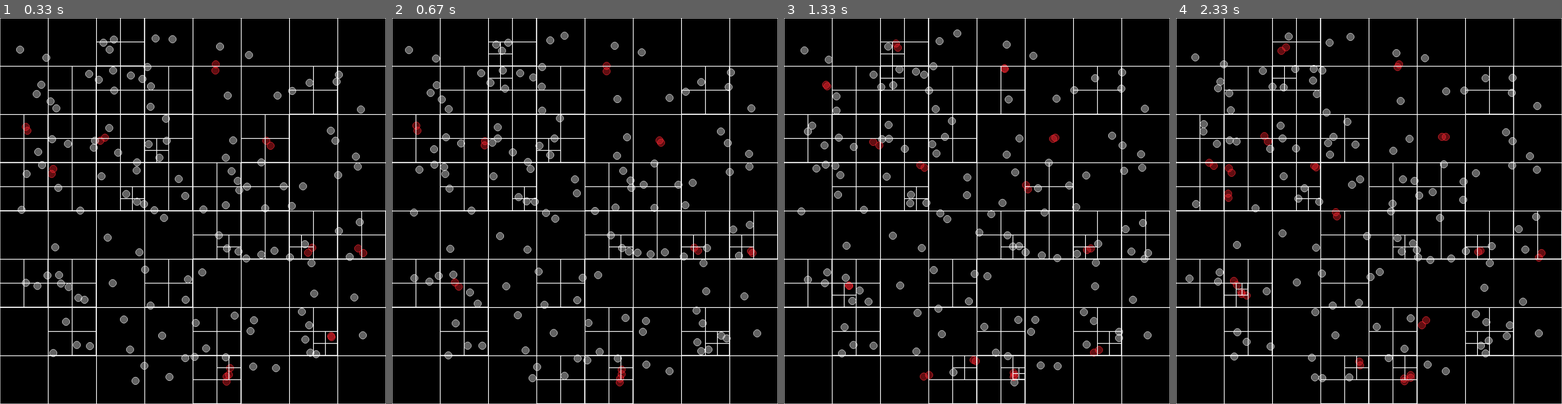
Above: before the commit, frames 1-4 (left to right).
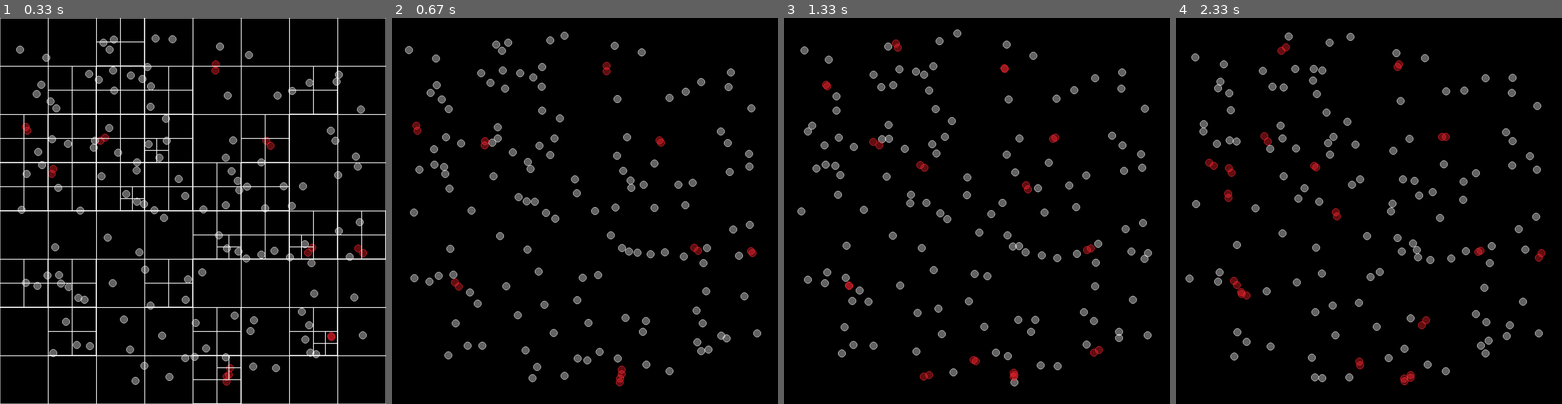
Above: after the commit, the same moments.

Repository: Josephbakulikira/QuadTree-Visualization-with-python--pygame
Game: pygame game, started from main.py
The game is run twice, just before and just after one commit, with the same random seed, the same clock (stepped at 60 frames per second) and the same inputs.
Inputs (mouse positions are in pixels of both pictures, inside the frame that each line leads up to):
- Up to frame 1 (0.33 s): no input
- Up to frame 2 (0.67 s): tap Enter at 0.33 s
- Up to frame 3 (1.33 s): click (977, 238) at 0.72 s; click (857, 299) at 1.05 s
- Up to frame 4 (2.33 s): click (1415, 245) at 1.42 s; click (1230, 199) at 1.92 s; click (1357, 145) at 2.25 s

Frame 1 is identical in both runs. In frame 2, 7.0% of the frame differs, in the area x 0-100%, y 0-100%; in frame 3, 7.1%; in frame 4, 7.1%.

Commit message:
add event show quadtree

Diff:
--- a/main.py
+++ b/main.py
@@ -33,6 +33,7 @@
 moveParticle = True
 particleCollision = True
 showRange = False
+showQuadtree = True
 run = True
 while run:
     screen.fill(Background)
@@ -54,6 +55,8 @@
                 particleCollision = moveParticle
             if event.key == pygame.K_r or event.key == pygame.K_SPACE:
                 showRange = not showRange
+            if event.key == pygame.K_RETURN or event.key == pygame.K_q:
+                showQuadtree = not showQuadtree
         if event.type == pygame.MOUSEBUTTONDOWN:
             x, y = pygame.mouse.get_pos()
             particle = Particle(Vector2(x, y), RADIUS, (255, 255, 255))
@@ -90,7 +93,8 @@
                 if particle.collide(other) == True:
                     particle.Highlight((255, 42, 53))
 
-    quadtree.Show(screen)
+    if showQuadtree:
+        quadtree.Show(screen)
 
 
     pygame.display.flip()
